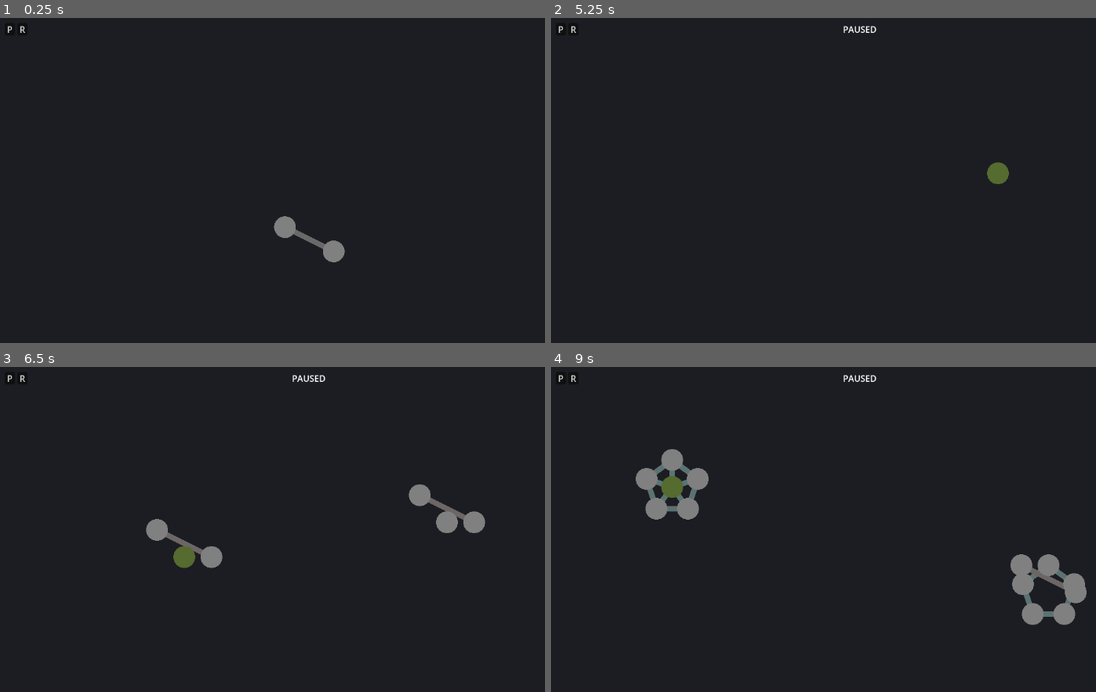
Above: before the commit, frames 1-4 (two rows, left to right).
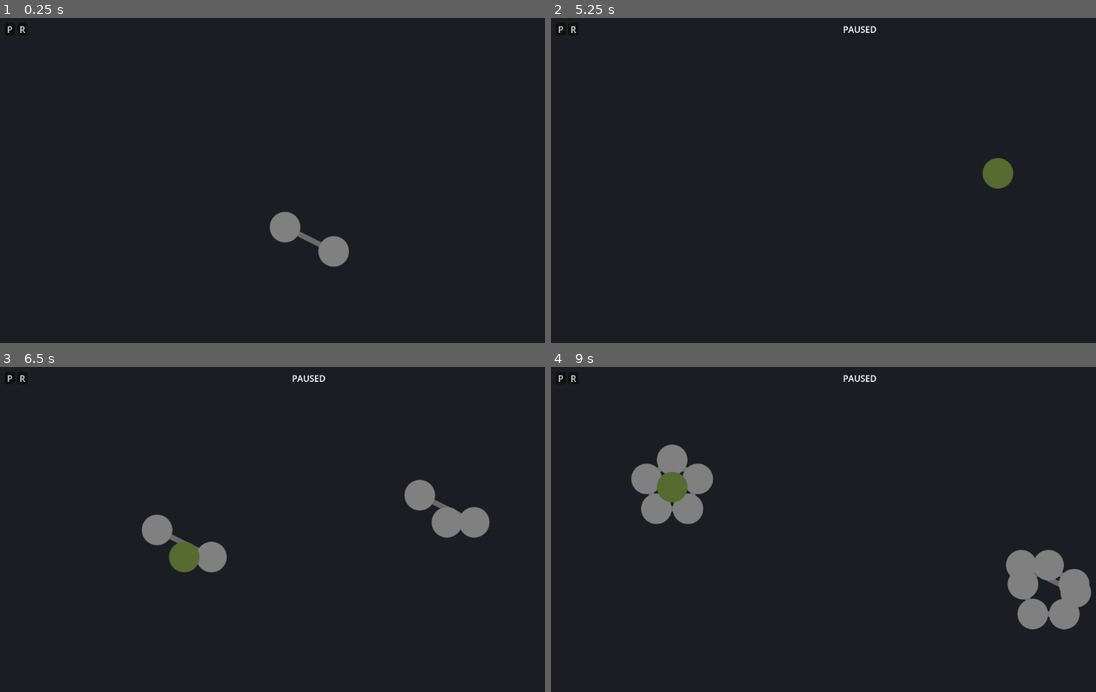
Above: after the commit, the same moments.

Repository: Argonbart/GoPrototyping
Game: Godot game, scene res://main.tscn
The game is run twice, just before and just after one commit, with the same random seed, the same clock (stepped at 60 frames per second) and the same inputs.
Inputs (mouse positions are in pixels of both pictures, inside the frame that each line leads up to):
- Up to frame 1 (0.25 s): no input
- Up to frame 2 (5.25 s): click "P" at 0.5 s; click "R" at 1.25 s; click "P" at 2 s; click "R" at 2.75 s; click "P" at 3.5 s; click "R" at 4.25 s; tap Enter (ui_accept) at 5 s; move the mouse to (997, 174) at 5.02 s; hold 1 (1) from 5.03 s (still down)
- Up to frame 3 (6.5 s): tap Enter (ui_accept) at 5.27, 5.75, 6.02 s; tap 2 (2) at 5.3, 5.85 s; move the mouse to (185, 558) at 5.77 s; release 1 (1) at 5.78 s; tap 1 (1) at 6.05 s
- Up to frame 4 (9 s): tap R (reset) at 6.5, 8 s; move the mouse to (921, 461) at 6.52 s; hold 1 (1) 6.53-7.28 s; tap 2 (2) at 6.8, 7.35, 8.3 s; tap Enter (ui_accept) at 7.25, 7.52, 8.27, 8.75 s; move the mouse to (828, 610) at 7.27 s; tap 1 (1) at 7.55 s; move the mouse to (1046, 591) at 8.02 s; hold 3 (3) 8.03-8.78 s; move the mouse to (670, 487) at 8.77 s; tap 4 (4) at 8.85 s

The runs differ from the first frame. In frame 1, 0.4% of the frame differs, in the area x 49-65%, y 59-77%; in frame 2, 0.2%; in frame 3, 1.2%; in frame 4, 2.3%, in the area x 14-100%, y 23-81%.

Commit message:
soft_bodies: adjust border highlight

Diff:
--- a/soft_bodies/softbody_renderer.gd
+++ b/soft_bodies/softbody_renderer.gd
@@ -26,7 +26,9 @@
 		var color = Color.DARK_OLIVE_GREEN if p.is_highlit else Color.WEB_GRAY
 		if p.is_interacted_with:
 			color = Color.GREEN
+
+		draw_circle(p.position, p.radius, color)
+
 		if p.is_about_to_connect:
 			color = Color.POWDER_BLUE
-
-		draw_circle(p.position, p.radius, color)
+		draw_circle(p.position, p.radius + 2.5, color, false, 10.0, true)
